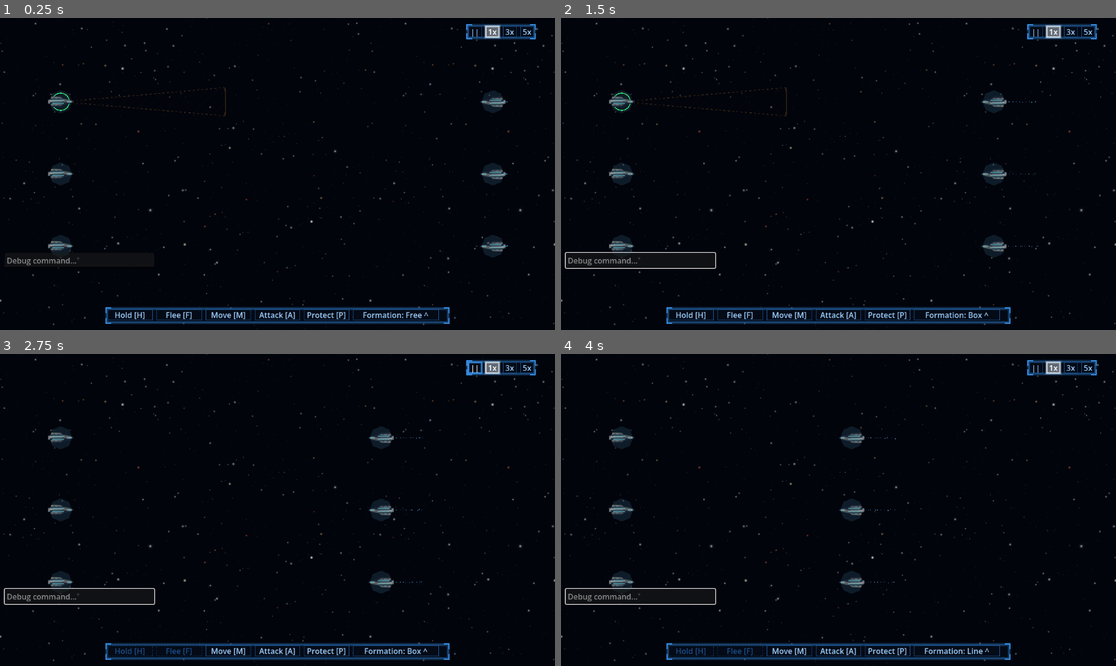
Above: before the commit, frames 1-4 (two rows, left to right).
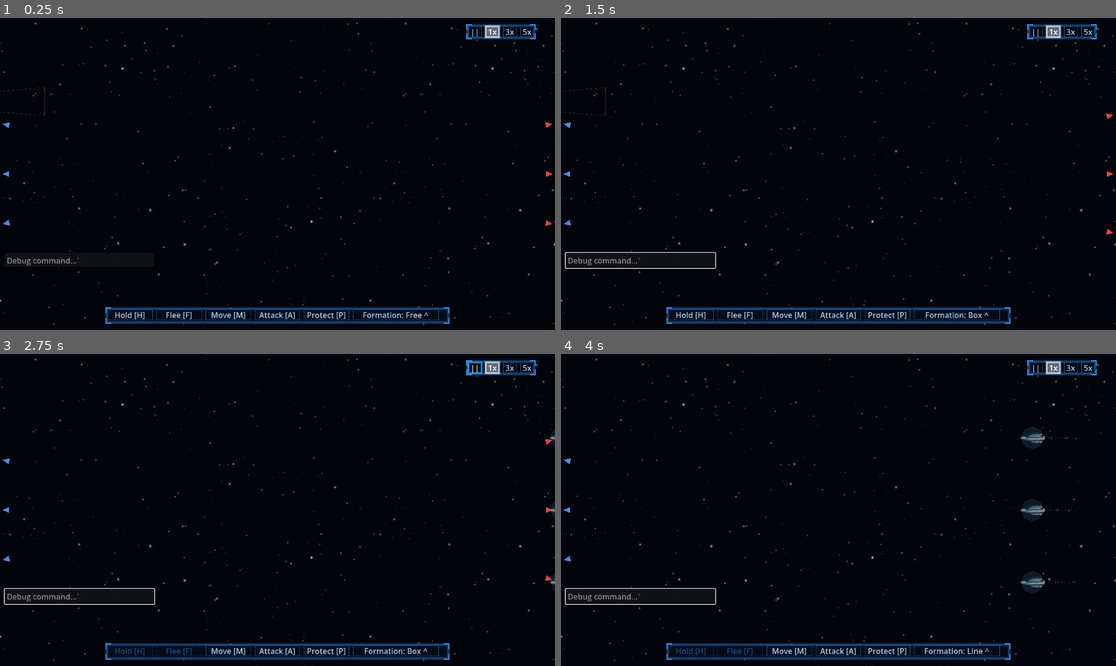
Above: after the commit, the same moments.

Repository: darthlemi/SpaceGame
Game: Godot game, scene res://scenes/combat/combat_scene.tscn
Same seed, same stepped clock (60 frames per second), same inputs: the game is played once before the commit and once after it. This scene is started directly instead of the project's main scene.
Inputs (mouse positions are in pixels of both pictures, inside the frame that each line leads up to):
- Up to frame 1 (0.25 s): no input
- Up to frame 2 (1.5 s): click (638, 261) at 0.52 s; type "12" at 0.6 s; tap Enter at 1.25 s; move the mouse to (960, 158) at 1.27 s; hold D from 1.28 s (still down); hold 4 (formation_box) from 1.28 s (still down); click (960, 158) at 1.42 s
- Up to frame 3 (2.75 s): tap Space at 1.52 s; release D at 2 s; release 4 (formation_box) at 2 s; click "||" at 2 s
- Up to frame 4 (4 s): drag from (727, 525) to (810, 572) at 2.77 s; move the mouse to (894, 441) at 3.52 s; hold D from 3.53 s (still down); hold 2 (formation_line) from 3.53 s (still down)

The runs differ from the first frame. In frame 1, 1.5% of the frame differs, in the area x 0-100%, y 22-77%; in frame 2, 1.5%; in frame 3, 1.4%; in frame 4, 2.0%, in the area x 0-93%, y 23-77%.

Commit message:
Spawn combat fleets near the arena edges instead of near center

Diff:
--- a/scripts/combat/combat_scene.gd
+++ b/scripts/combat/combat_scene.gd
@@ -8,8 +8,8 @@
 # Ships per extra row; rows go behind the anchor line, so 20 per side fit the arena.
 const FORMATION_ROW_WIDTH := 5
 
-@export var player_spawn_points: Array[Vector2] = [Vector2(1000, 1400), Vector2(1000, 1600), Vector2(1000, 1800)]
-@export var enemy_spawn_points: Array[Vector2] = [Vector2(2200, 1400), Vector2(2200, 1600), Vector2(2200, 1800)]
+@export var player_spawn_points: Array[Vector2] = [Vector2(500, 1400), Vector2(500, 1600), Vector2(500, 1800)]
+@export var enemy_spawn_points: Array[Vector2] = [Vector2(2700, 1400), Vector2(2700, 1600), Vector2(2700, 1800)]
 
 @onready var combat_starfield: CombatStarfield = $CombatStarfield
 @onready var fleet_commander: FleetCommander = $FleetCommander
